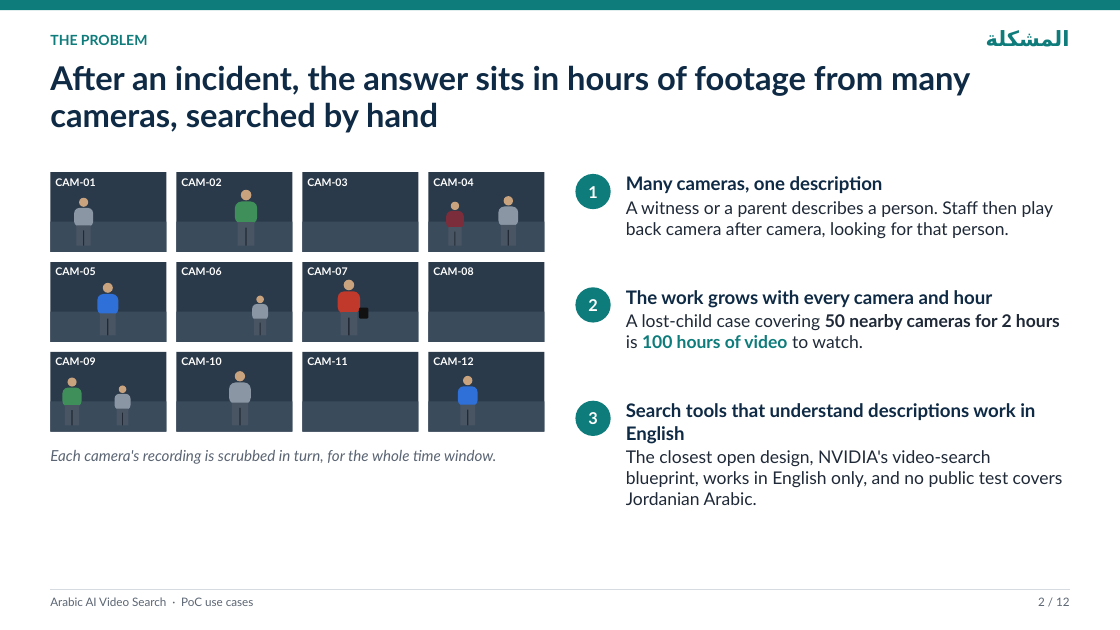
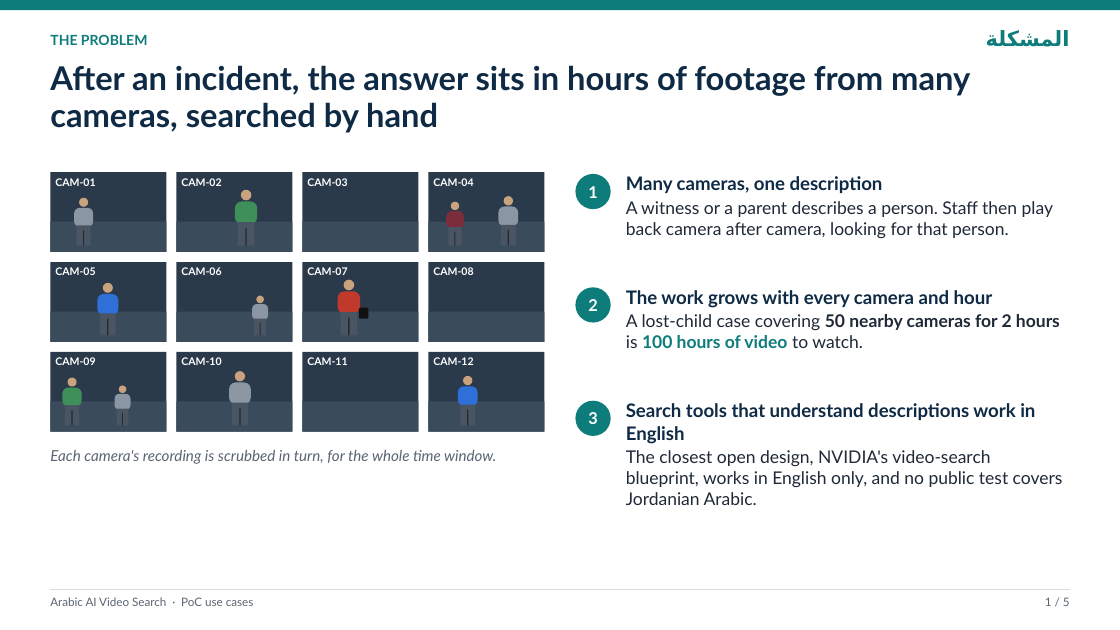
Before and after one commit to AhmadHammadPresight/arabic-video-search, a slide deck: slide 2 of docs/deck/arabic-video-search-use-cases.pptx. Drawn at 1120x630 pixels with LibreOffice and Linux fonts; fonts in the diff are those of the drawing. Boxes give left, top, right and bottom in pixels: in the first picture for what was removed or moved away, otherwise in the second. Text is boxed around its words. In the diff, an @@ line names an element or a change of style, - is before the commit and + after.

```diff
--- a/docs/deck/arabic-video-search-use-cases.pptx
+++ b/docs/deck/arabic-video-search-use-cases.pptx
@@ text at [1045, 597, 1070, 606]: text changed @@
-2 / 12
+1 / 5
```
Also in this commit, not shown: 3 other slides changed, 1 slide added, 7 slides removed, 3 other files.
